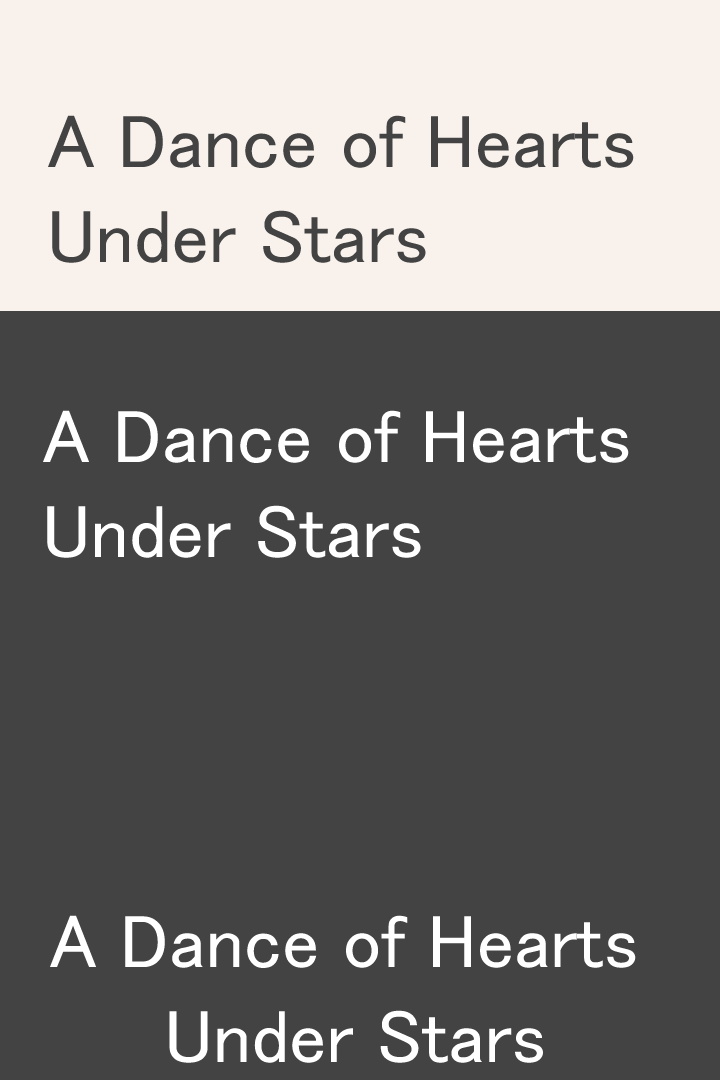
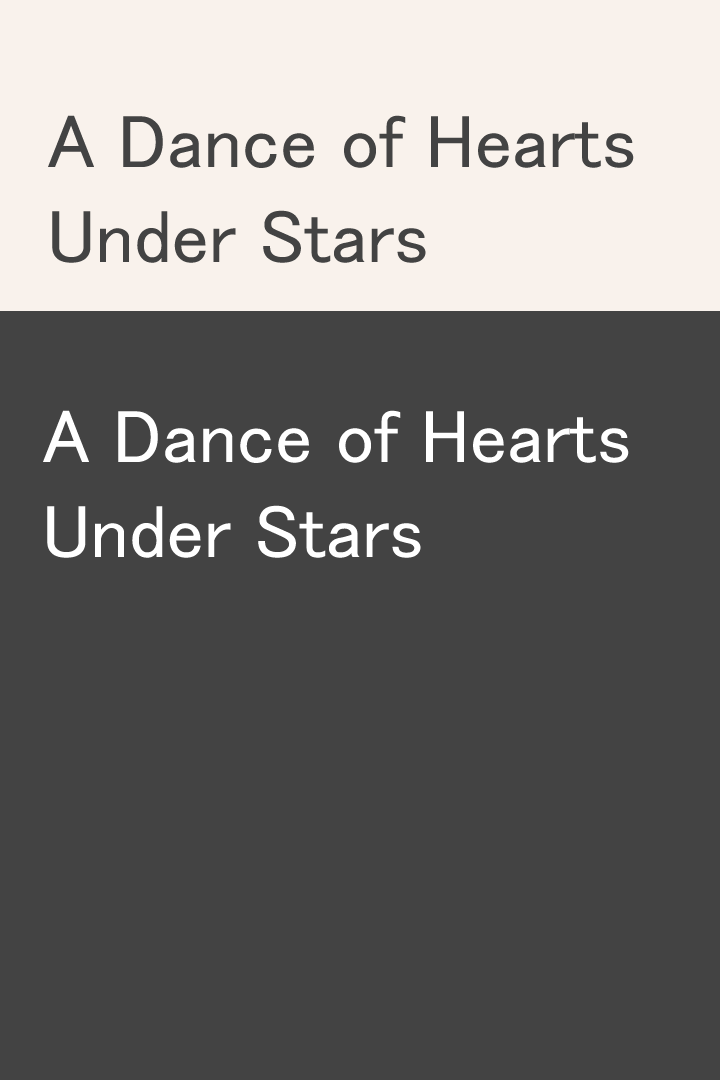
The second 720px x 1080px image is a revision of the first. Changes to its layers:
removed group "Caption2" (2 layers) over box(50, 915, 636, 1063)
removed layer "A Dance of Hearts Under Stars" (1st of 6, in "Caption2") from group "Caption2" over box(50, 915, 636, 1063)
